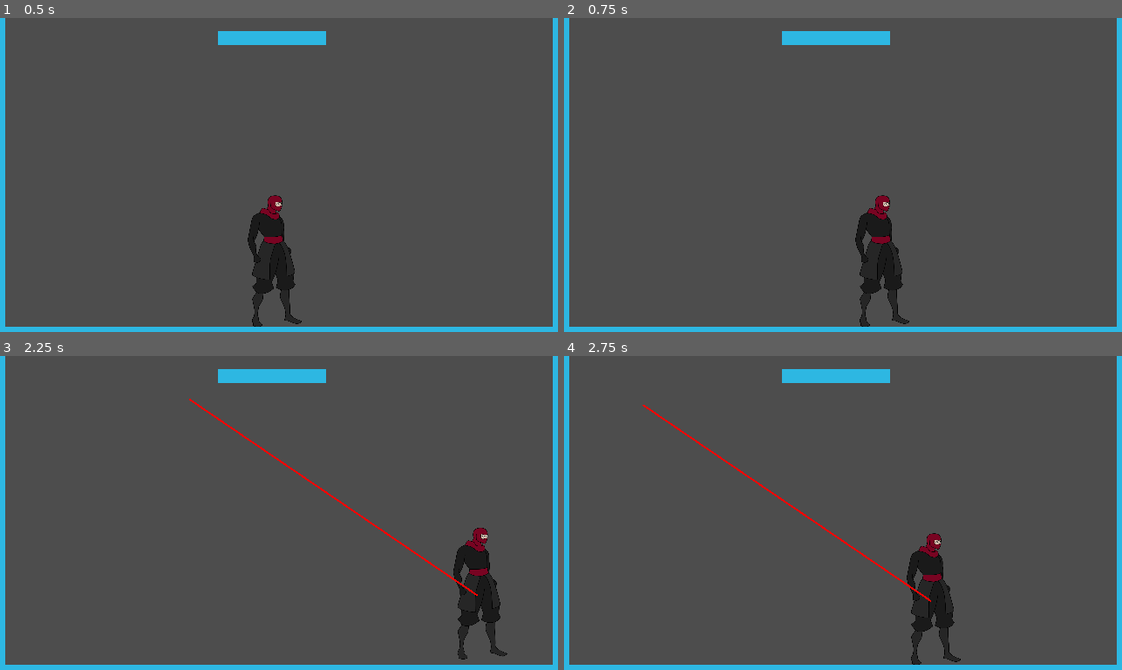
Above: before the commit, frames 1-4 (two rows, left to right).
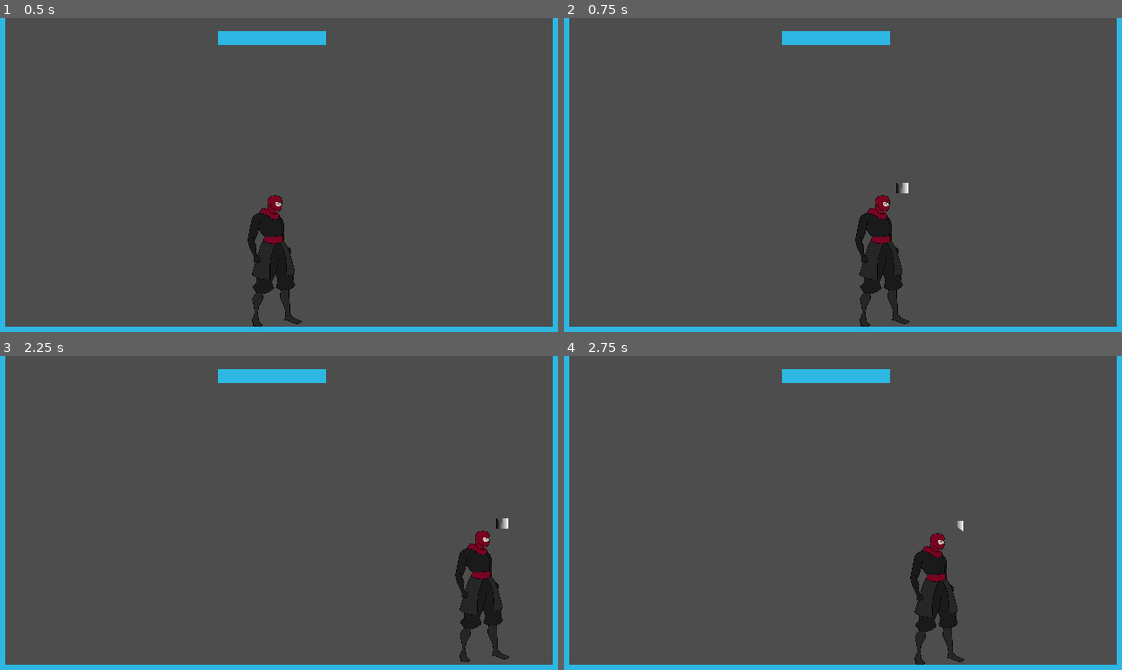
Above: after the commit, the same moments.

Repository: AndrePG98/ProjectNinja
Game: Godot game, scene res://main_scene.tscn
Two runs of this game, one before a commit and one after it. Both use one fixed random seed, a clock stepped at 60 frames per second and the inputs below.
Inputs (mouse positions are in pixels of both pictures, inside the frame that each line leads up to):
- Up to frame 1 (0.5 s): no input
- Up to frame 2 (0.75 s): move the mouse to (965, 159) at 0.52 s; hold D (right) from 0.53 s (still down); tap E (interact) at 0.6 s
- Up to frame 3 (2.25 s): tap W (up) at 0.77, 1.52 s; move the mouse to (167, 528) at 1.27 s; tap E (interact) at 1.35, 2.1 s; move the mouse to (334, 443) at 2.02 s; release D (right) at 2.03 s; hold A (left) from 2.03 s (still down)
- Up to frame 4 (2.75 s): keep holding A (left)

Frame 1 is identical in both runs. In frame 2, less than 0.1% of the frame differs, in the area x 59-62%, y 52-56%; in frame 3, 1.2%; in frame 4, 1.4%, in the area x 14-72%, y 15-99%.

Commit message:
added hook cooldown, improve debug drawing

Diff:
--- a/main_scene.tscn
+++ b/main_scene.tscn
@@ -15,7 +15,6 @@
 [node name="BasePlatform" parent="." unique_id=215182763 instance=ExtResource("2_2c62f")]
 position = Vector2(320.00003, 360)
 scale = Vector2(39.847427, -0.61662465)
-collision_layer = 2
 
 [node name="BasePlatform2" parent="." unique_id=204545298 instance=ExtResource("2_2c62f")]
 position = Vector2(4.7683716e-07, 184)
--- a/player/grapplingHook/grappling_hook.gd
+++ b/player/grapplingHook/grappling_hook.gd
@@ -1,44 +1,62 @@
 class_name Hook extends Node2D
 
-@export var hook_length: float = 400.0
+@export var hook_length: float = 200.0
+@export var hook_cooldown: float = 1.0
+
 var hooked: bool = false
 var anchor_point: Vector2 = Vector2.ZERO
 var rope_length: float = 0.0
 var attached: bool = false
-var _debug_from: Vector2 = Vector2.ZERO
-var _debug_to: Vector2 = Vector2.ZERO
+var to: Vector2 = Vector2.ZERO
+
+@onready var cooldown: Timer = $Cooldown
 
 
 func _draw() -> void:
-	if not attached:
+	if anchor_point:
+		draw_line(position, to_local(anchor_point), Color.RED, 2.0)
 		return
-	draw_line(to_local(_debug_from), to_local(_debug_to), Color.RED, 2.0)
+
+	if to:
+		draw_line(position, to_local(to), Color.RED, 2.0)
 
 
 func _physics_process(_delta: float) -> void:
-	if Input.is_action_just_pressed("interact"):
-		if attached:
-			attached = false
-			anchor_point = Vector2.ZERO
-			rope_length = 0
-			return
+	to = Vector2.ZERO
+	if not Input.is_action_just_pressed("interact"):
+		queue_redraw()
+		return
 
-		var space_state: PhysicsDirectSpaceState2D = get_world_2d().direct_space_state
-		var mouse_pos: Vector2 = get_global_mouse_position()
-		var from: Vector2 = global_position
-		var direction: Vector2 = mouse_pos - from
-		var to: Vector2 = from + (direction.normalized() * hook_length)
+	# Reset
+	if attached:
+		reset_hook()
+		queue_redraw()
+		return
 
-		_debug_from = from
-		_debug_to = to
+	if not cooldown.is_stopped():
 		queue_redraw()
+		return
 
-		var query: PhysicsRayQueryParameters2D = PhysicsRayQueryParameters2D.create(from, to, 2)
+	var space_state: PhysicsDirectSpaceState2D = get_world_2d().direct_space_state
+	var mouse_pos: Vector2 = get_global_mouse_position()
+	var from: Vector2 = global_position
 
-		var result: Dictionary = space_state.intersect_ray(query)
-		if result.is_empty():
-			return
+	var direction: Vector2 = mouse_pos - from
+	to = from + (direction.normalized() * hook_length)
+	var query: PhysicsRayQueryParameters2D = PhysicsRayQueryParameters2D.create(from, to, 2)
 
+	var result: Dictionary = space_state.intersect_ray(query)
+	if not result.is_empty():
 		attached = true
 		anchor_point = result.position
 		rope_length = (anchor_point - from).length()
+
+	queue_redraw()
+	cooldown.start(hook_cooldown)
+
+
+func reset_hook() -> void:
+	attached = false
+	anchor_point = Vector2.ZERO
+	to = Vector2.ZERO
+	rope_length = 0
--- a/player/grapplingHook/grappling_hook.tscn
+++ b/player/grapplingHook/grappling_hook.tscn
@@ -4,3 +4,6 @@
 
 [node name="GrapplingHook" type="Node2D" unique_id=1371142295]
 script = ExtResource("1_xa463")
+
+[node name="Cooldown" type="Timer" parent="." unique_id=353196864]
+one_shot = true
--- a/player/movement.gd
+++ b/player/movement.gd
@@ -10,10 +10,16 @@
 var current_jumps: int
 
 @onready var hook: Hook = $GrapplingHook
+@onready var ui: TextureProgressBar = $TextureProgressBar
 
 
 func _ready() -> void:
 	screen_size = get_viewport_rect().size
+
+
+func _process(_delta: float) -> void:
+	var time_left: float = hook.cooldown.time_left
+	ui.value = (time_left * ui.max_value) / hook.hook_cooldown
 
 
 func _physics_process(delta: float) -> void:
@@ -24,8 +30,8 @@
 
 func handle_jump(delta: float) -> void:
 	if hook.attached:
-		var to_anchor: Vector2 = (hook.anchor_point - global_position)
-		var dir : Vector2 = to_anchor.normalized()
+		var to_anchor: Vector2 = hook.anchor_point - global_position
+		var dir: Vector2 = to_anchor.normalized()
 		var d: float = to_anchor.length()
 		var s: float = velocity.dot(dir)
 
@@ -46,6 +52,7 @@
 			velocity.y += get_gravity().y * gravity_multiplier * delta
 
 	if jumped and current_jumps > 0:
+		hook.reset_hook()
 		current_jumps -= 1
 		velocity.y = jump_str
 
--- a/player/player.tscn
+++ b/player/player.tscn
@@ -3,6 +3,13 @@
 [ext_resource type="Script" uid="uid://br21rioi152q2" path="res://player/movement.gd" id="1_oul6g"]
 [ext_resource type="Texture2D" uid="uid://cawu3lpk7ybav" path="res://player/mainCharV1.png" id="2_rkbax"]
 [ext_resource type="PackedScene" uid="uid://b1pej43y7k8jc" path="res://player/grapplingHook/grappling_hook.tscn" id="3_g1dw6"]
+
+[sub_resource type="Gradient" id="Gradient_g1dw6"]
+
+[sub_resource type="GradientTexture2D" id="GradientTexture2D_qjkh3"]
+gradient = SubResource("Gradient_g1dw6")
+
+[sub_resource type="SpriteFrames" id="SpriteFrames_ostoq"]
 
 [node name="Player" type="CharacterBody2D" unique_id=2067381703]
 collision_mask = 2
@@ -18,3 +25,21 @@
 polygon = PackedVector2Array(10, -77, -3, -77, -22, -52, -28, -26, -22, 14, -23, 73, 34, 68, 24, -13)
 
 [node name="GrapplingHook" parent="." unique_id=1467408433 instance=ExtResource("3_g1dw6")]
+
+[node name="TextureProgressBar" type="TextureProgressBar" parent="." unique_id=2068024303]
+anchors_preset = 1
+anchor_left = 1.0
+anchor_right = 1.0
+offset_left = 19.000008
+offset_top = -92.00001
+offset_right = 83.00001
+offset_bottom = -28.000008
+grow_horizontal = 0
+scale = Vector2(0.21547814, 0.19435218)
+size_flags_horizontal = 4
+size_flags_vertical = 4
+fill_mode = 4
+texture_progress = SubResource("GradientTexture2D_qjkh3")
+
+[node name="AnimatedSprite2D" type="AnimatedSprite2D" parent="." unique_id=1577790934]
+sprite_frames = SubResource("SpriteFrames_ostoq")
